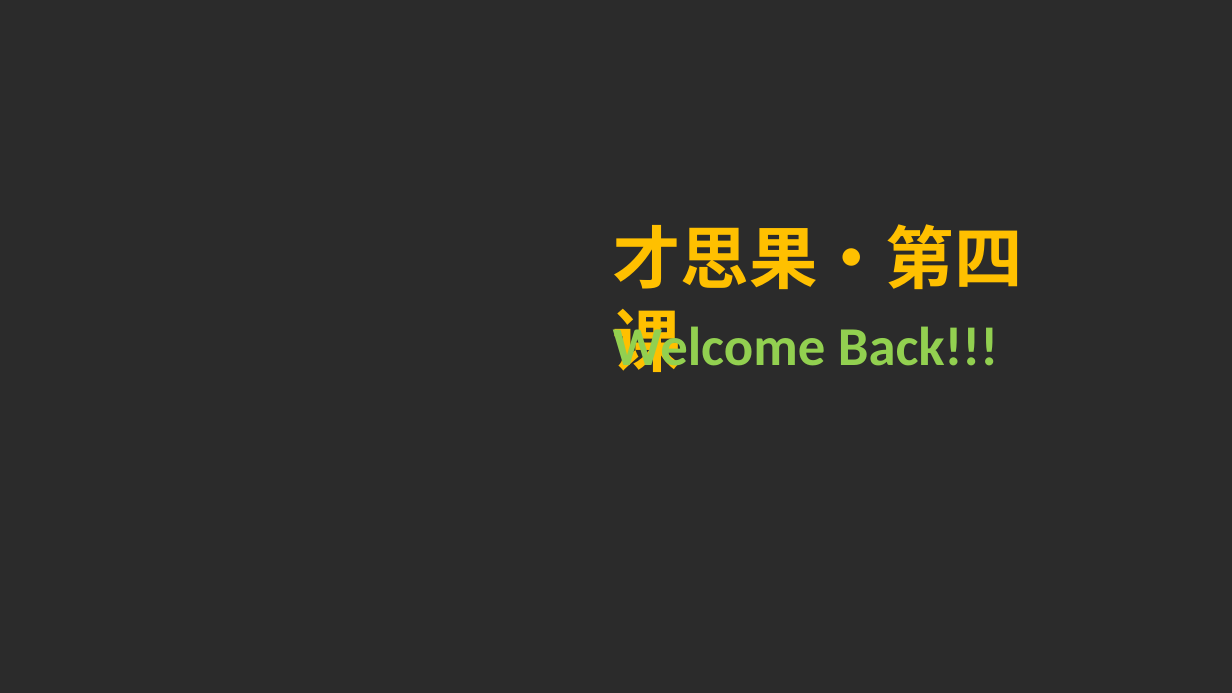
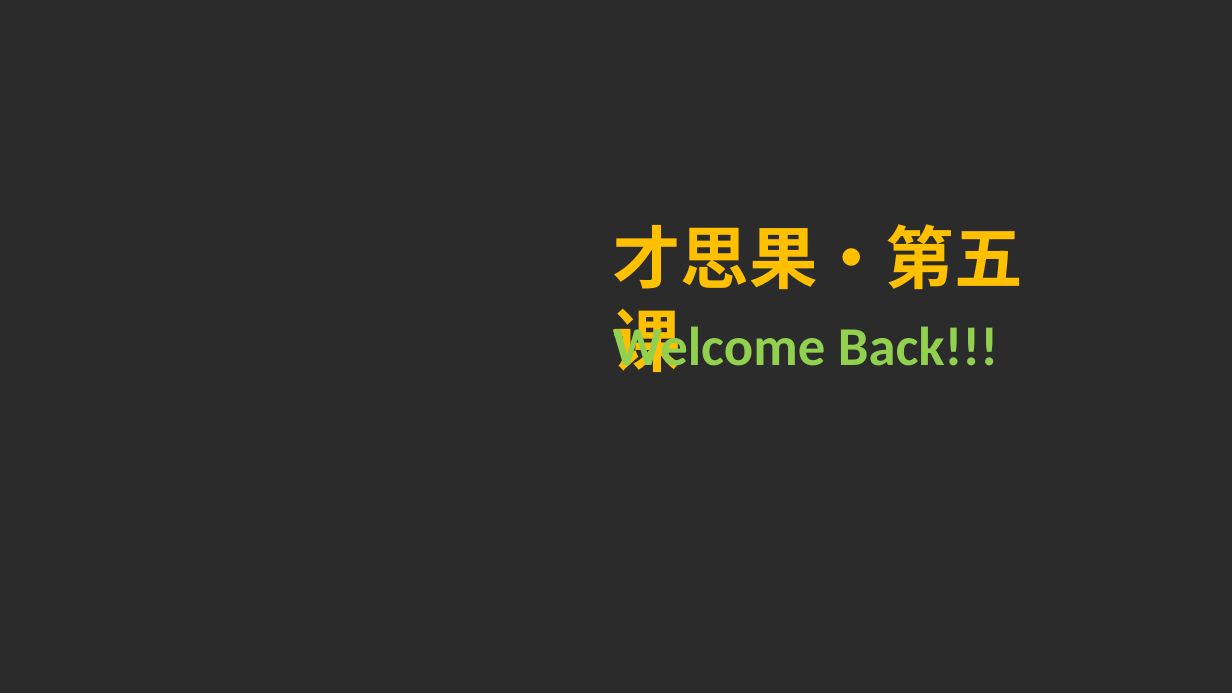
Before and after one commit to ppliu1987/chichool, a slide deck: slide 1 of html/class/lesson_five/lesson_five.pptx. Drawn at 1232x693 pixels with LibreOffice and Linux fonts; fonts in the diff are those of the drawing; background and template pictures are left out; a plain dark background stands for a picture behind light text. Boxes give left, top, right and bottom in pixels: in the first picture for what was removed or moved away, otherwise in the second. Text is boxed around its words. In the diff, an @@ line names an element or a change of style, - is before the commit and + after.

```diff
--- a/html/class/lesson_five/lesson_five.pptx
+++ b/html/class/lesson_five/lesson_five.pptx
@@ text at [612,224,1022,372]: text changed @@
-才思果·第四课
+才思果·第五课
```
Also in this commit, not shown: 1 other slide changed, 9 slides added, 10 slides removed, 3 other files.
